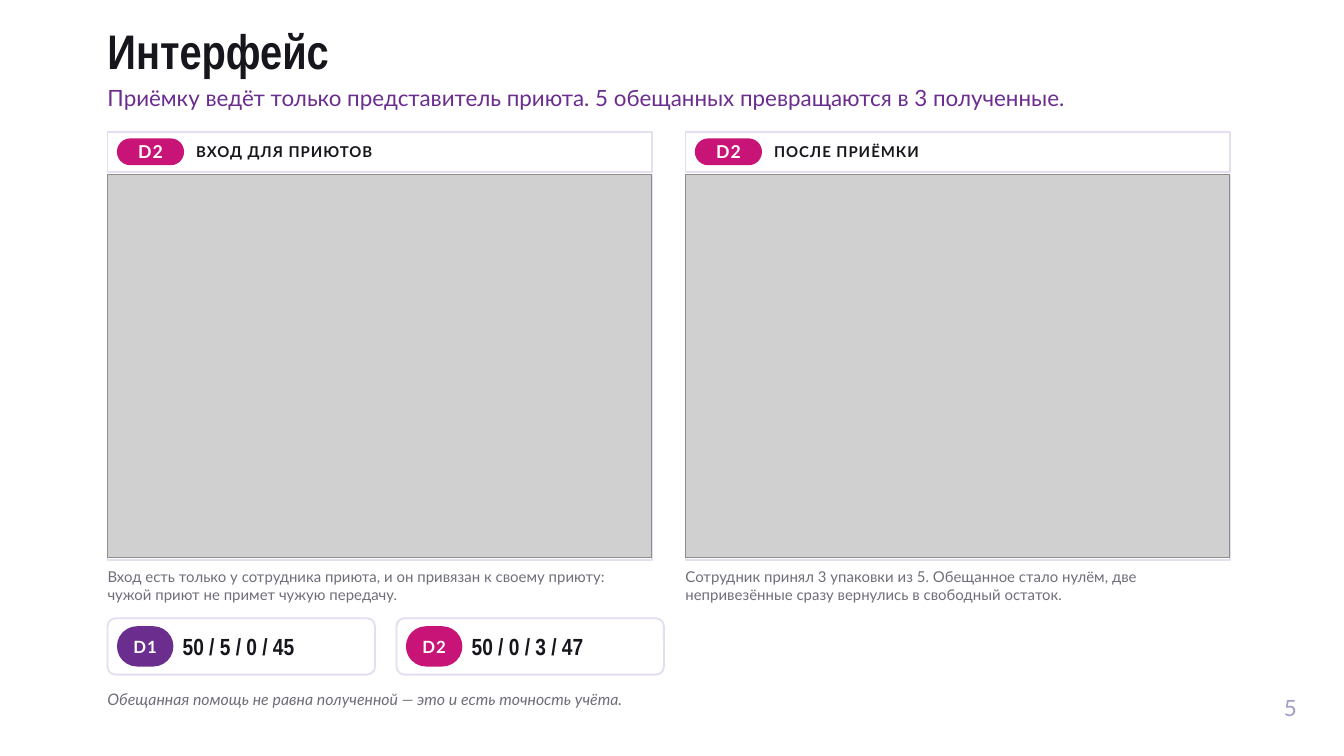
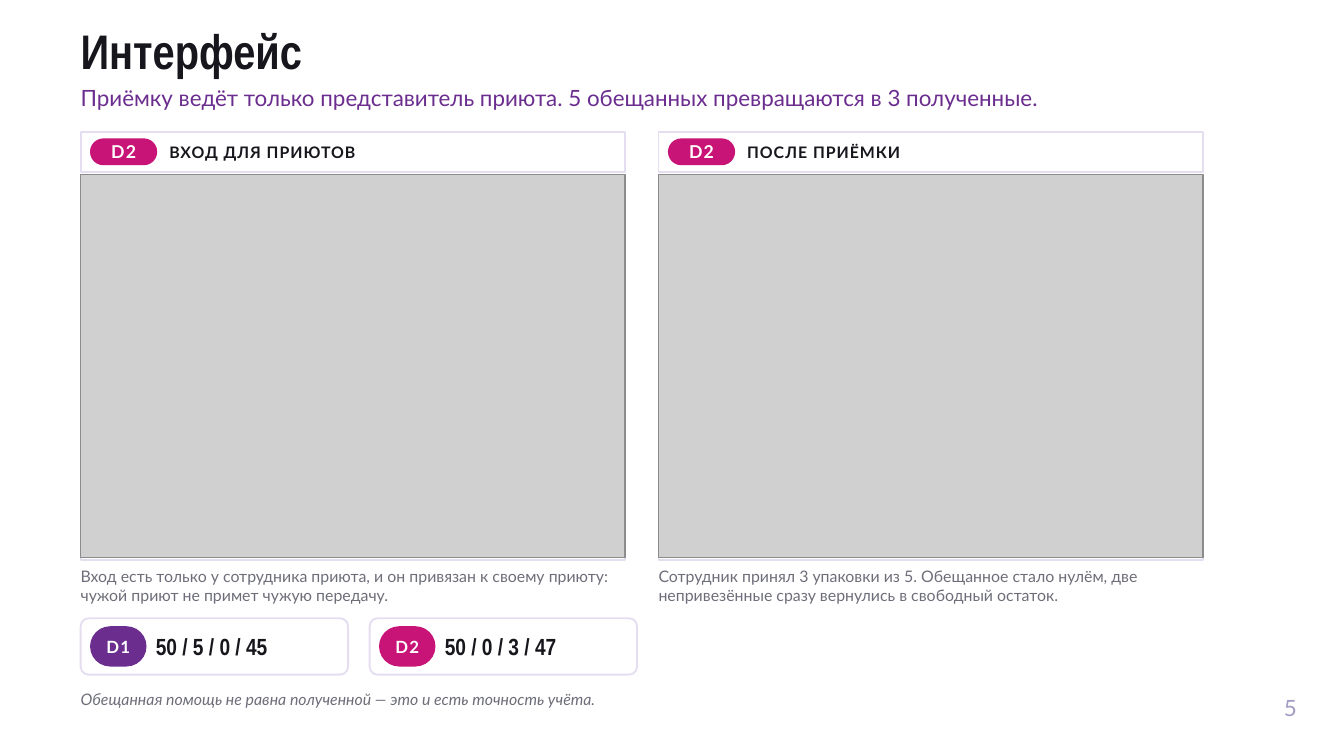
Before and after one commit to milana-solodovnik/lapa-ryadom, a slide deck: slide 5 of slides/output/lapa-ryadom-pitch.pptx. Drawn at 1344x756 pixels with LibreOffice and Linux fonts; fonts in the diff are those of the drawing; grey boxes stand for pictures; background and template pictures are left out. Boxes give left, top, right and bottom in pixels: in the first picture for what was removed or moved away, otherwise in the second. Text is boxed around its words. In the diff, an @@ line names an element or a change of style, - is before the commit and + after.

Commit message:
chore: пересобранный pptx после правок вёрстки DEMO-11..DEMO-14
qa_dump.py: CANVAS BOUNDS / PAGE BADGE / PLACEHOLDER TEXT / KEY FACTS — все PASS.

```diff
--- a/slides/output/lapa-ryadom-pitch.pptx
+++ b/slides/output/lapa-ryadom-pitch.pptx
@@ size 8 to 8.5 pt in 4 elements at (81,570,608,604), (747,143,900,158), (659,570,1137,604), (169,146,356,161) @@
@@ 13 texts, 6 rounded rectangles, 4 rectangles, 2 pictures: place and size @@
-13 texts, 6 rounded rectangles, 4 rectangles, 2 pictures at (107,33,1230,708)
+13 texts, 6 rounded rectangles, 4 rectangles, 2 pictures at (81,33,1203,708)
```
Also in this commit, not shown: 2 other slides changed.
